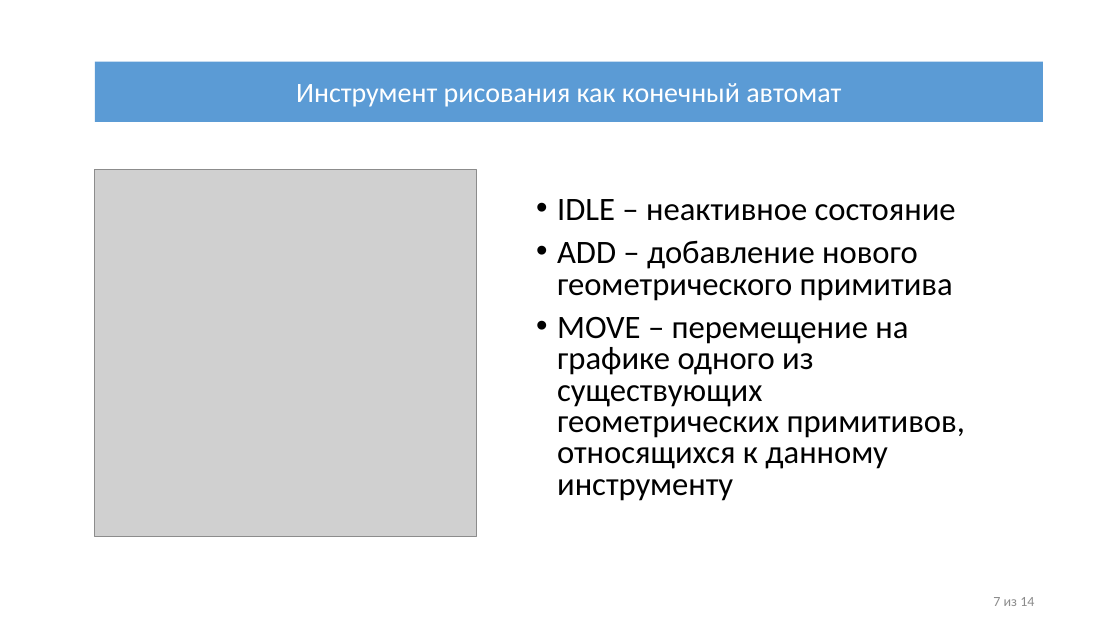
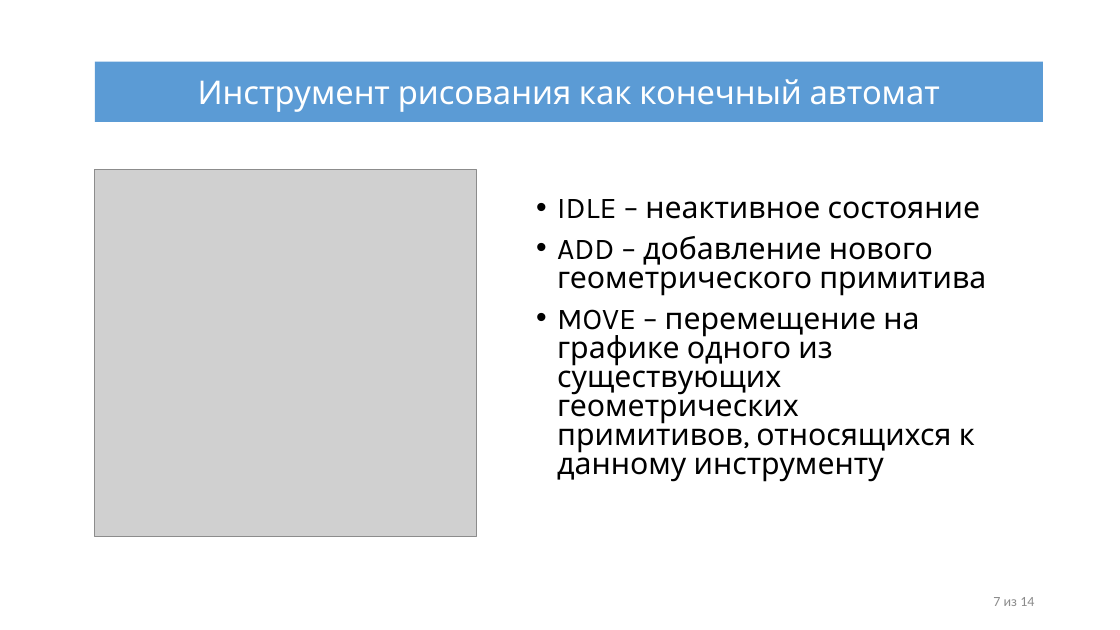
Before and after one commit to IliiaDenisov/masters-thesis, a slide deck: slide 7 of src/Презентация диплома.pptx. Drawn at 1120x630 pixels with LibreOffice and Linux fonts; fonts in the diff are those of the drawing; grey boxes stand for pictures. Boxes give left, top, right and bottom in pixels: in the first picture for what was removed or moved away, otherwise in the second. Text is boxed around its words. In the diff, an @@ line names an element or a change of style, - is before the commit and + after.

```diff
--- a/src/Презентация диплома.pptx
+++ b/src/Презентация диплома.pptx
@@ rectangle "Инструмент рисования как конечный автомат" at [95, 61, 1044, 122]: size 24 to 28 pt, font Calibri to Karla @@
@@ text "IDLE – неактивное состояние" at [557, 199, 986, 482]: size 28 to 25.9 pt, font Calibri to Karla @@
```
Also in this commit, not shown: 12 other slides changed, 1 slide removed.
